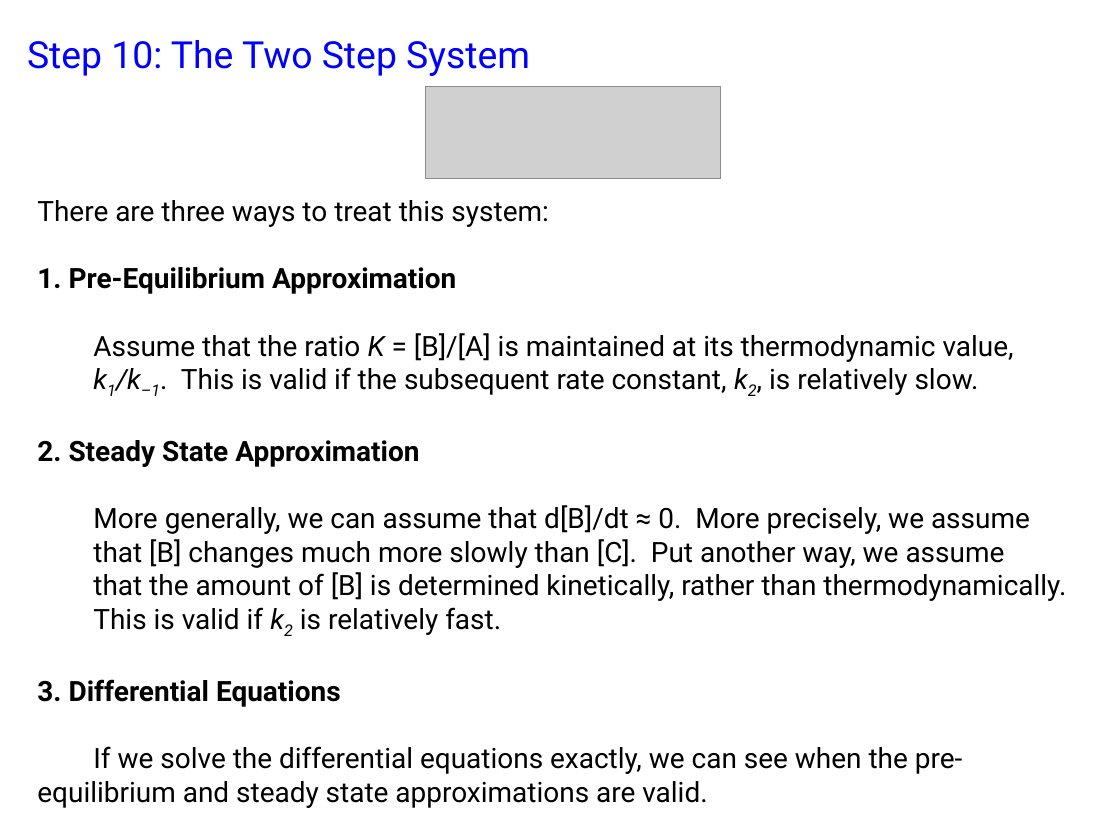
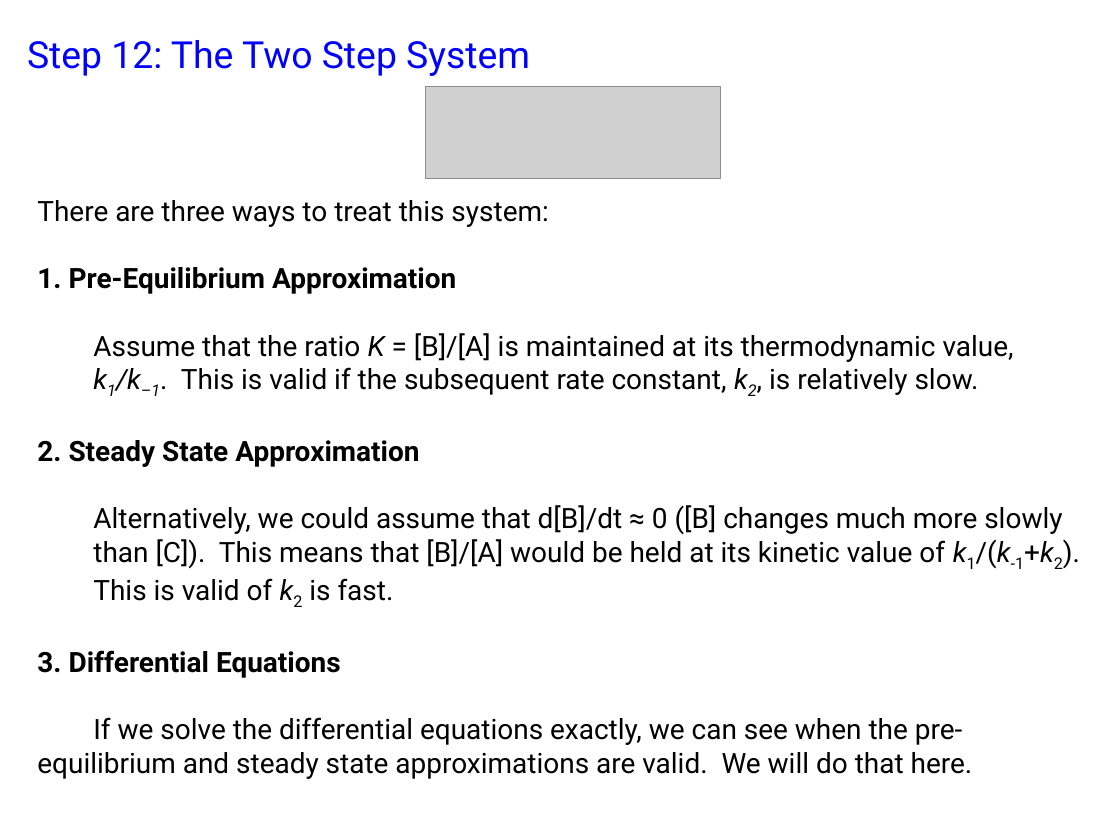
Before and after one commit to Lyle-zhang/practical_kinetics, a slide deck: slide 35 of exercise 1/Exercise 1.pptx (slide 31 before the commit). Drawn at 1120x840 pixels with LibreOffice and Linux fonts; fonts in the diff are those of the drawing; grey boxes stand for pictures. Boxes give left, top, right and bottom in pixels: in the first picture for what was removed or moved away, otherwise in the second. Text is boxed around its words. In the diff, an @@ line names an element or a change of style, - is before the commit and + after.

```diff
--- a/exercise 1/Exercise 1.pptx
+++ b/exercise 1/Exercise 1.pptx
@@ text at (x1=27, y1=40, x2=530, y2=76): text changed @@
-Step 10: The Two Step System
+Step 12: The Two Step System
@@ text at (x1=93, y1=505, x2=1062, y2=601): text changed @@
-More generally, we can assume that d[B]/dt ≈ 0. More precisely, we assume
-that [B] changes much more slowly than [C]. Put another way, we assume
-that the amount of [B] is determined kinetically, rather than thermodynamically.
-This is valid if k2 is relatively fast.
+Alternatively, we could assume that d[B]/dt ≈ 0 ([B] changes much more slowly
+than [C]). This means that [B]/[A] would be held at its kinetic value of k1/(k-1+k2).
+This is valid of k2 is fast.
@@ text at (x1=37, y1=717, x2=973, y2=779): text changed @@
-If we solve the differential equations exactly, we can see when the pre- equilibrium and steady state approximations are valid.
+If we solve the differential equations exactly, we can see when the pre- equilibrium and steady state approximations are valid. We will do that here.
```
Also in this commit, not shown: 43 other slides changed, 10 slides added, 2 slides removed, 7 other files.
